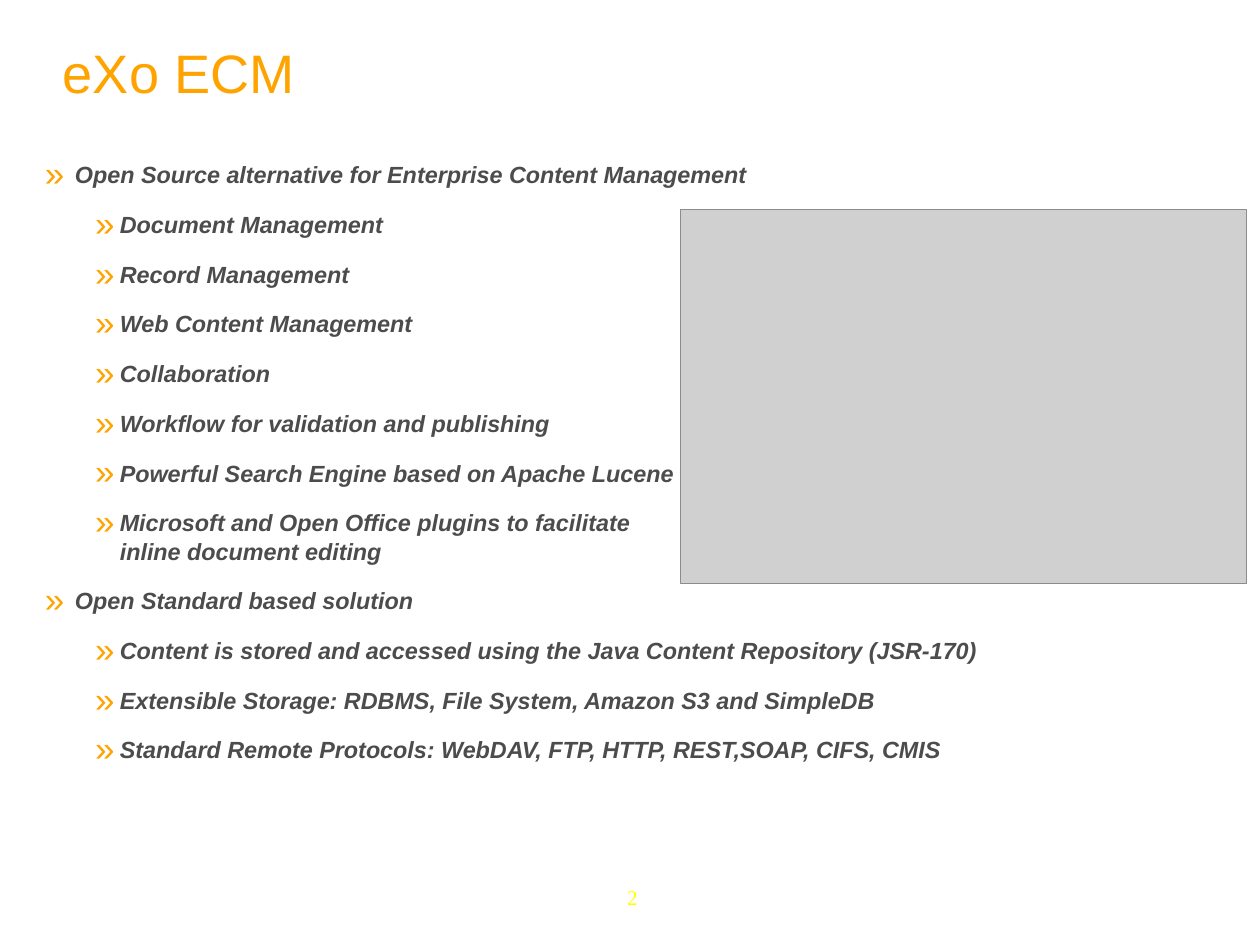
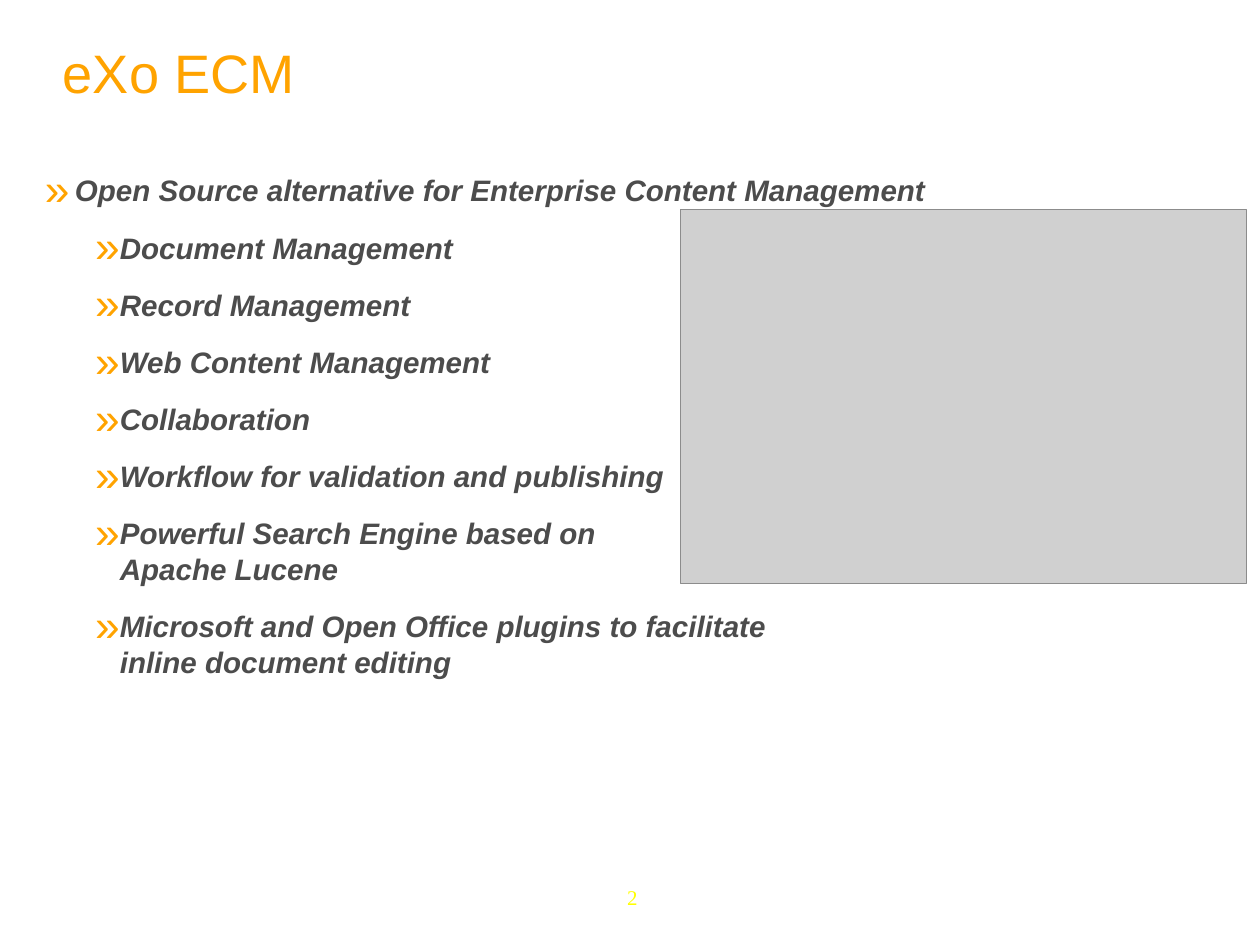
Before and after one commit to anhvurz90/training, a slide deck: slide 2 of slides/exo-fundamentals/en/060 ECM-Intro-XFund-en.ppt. Drawn at 1260x945 pixels with LibreOffice and Linux fonts; fonts in the diff are those of the drawing; grey boxes stand for pictures; background and template pictures are left out. Boxes give left, top, right and bottom in pixels: in the first picture for what was removed or moved away, otherwise in the second. Text is boxed around its words. In the diff, an @@ line names an element or a change of style, - is before the commit and + after.

```diff
--- a/slides/exo-fundamentals/en/060 ECM-Intro-XFund-en.ppt
+++ b/slides/exo-fundamentals/en/060 ECM-Intro-XFund-en.ppt
@@ text "Open Source alternative for Enterprise ..." at [75,179,924,679]: size 19 to 24 pt @@
@@ text at [75,592,977,762]: paragraphs removed @@
-» Open Standard based solution
-  » Content is stored and accessed using the Java Content Repository (JSR-170)
-  » Extensible Storage: RDBMS, File System, Amazon S3 and SimpleDB
-  » Standard Remote Protocols: WebDAV, FTP, HTTP, REST,SOAP, CIFS, CMIS
```
Also in this commit, not shown: 6 other slides changed, 43 slides added, 8 slides removed, 1 other file.
